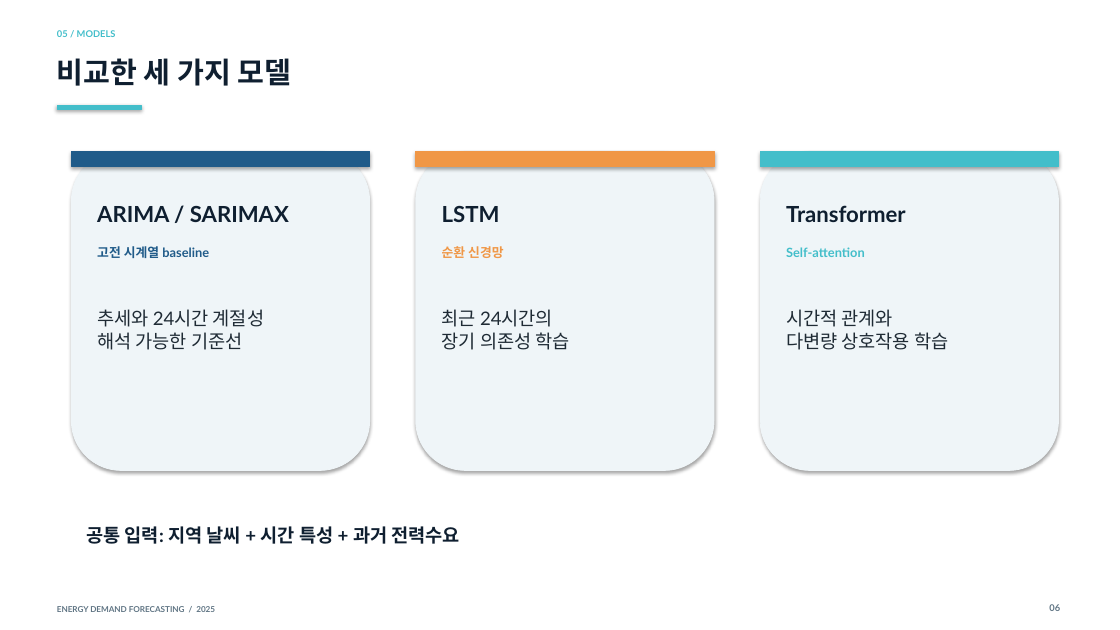
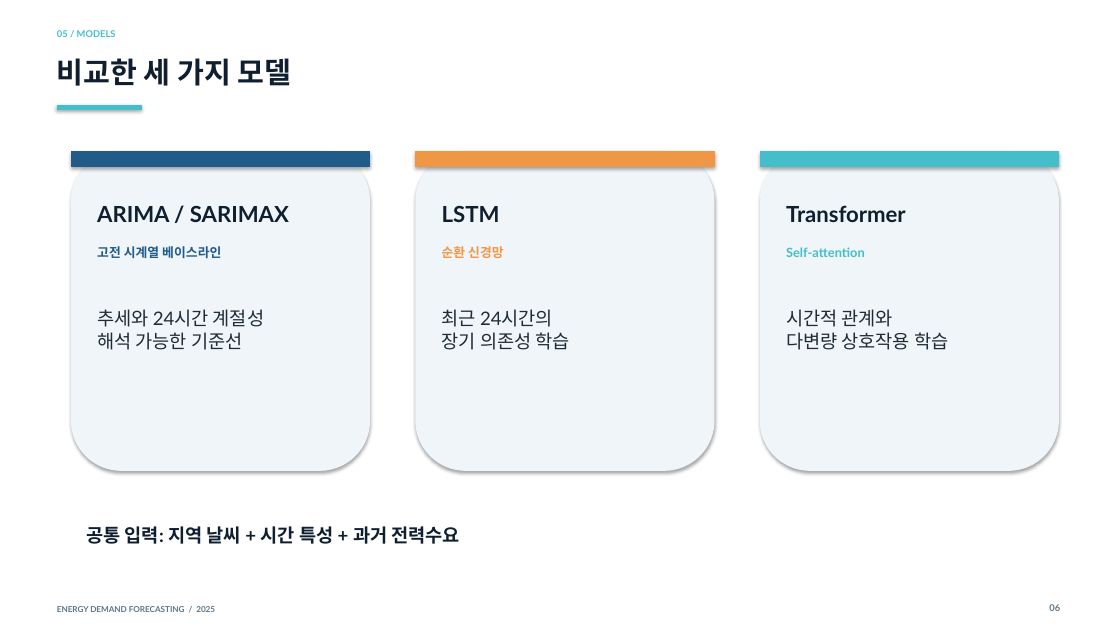
Before and after one commit to juhee0528-lang/deep_learning, a slide deck: slide 6 of energy_demand_forecast_presentation.pptx. Drawn at 1120x630 pixels with LibreOffice and Linux fonts; fonts in the diff are those of the drawing. Boxes give left, top, right and bottom in pixels: in the first picture for what was removed or moved away, otherwise in the second. Text is boxed around its words. In the diff, an @@ line names an element or a change of style, - is before the commit and + after.

Commit message:
Polish report and presentation wording

```diff
--- a/energy_demand_forecast_presentation.pptx
+++ b/energy_demand_forecast_presentation.pptx
@@ text at [97, 246, 221, 258]: text changed @@
-고전 시계열 baseline
+고전 시계열 베이스라인
```
Also in this commit, not shown: 1 other slide changed, 4 other files.
